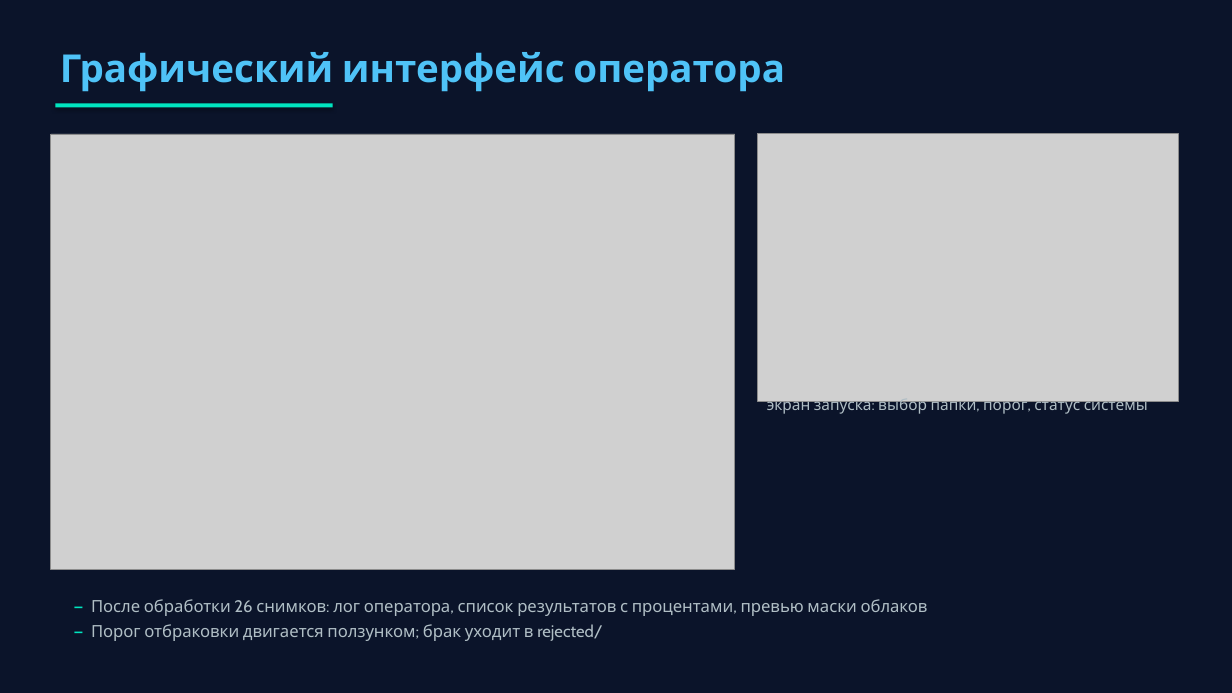
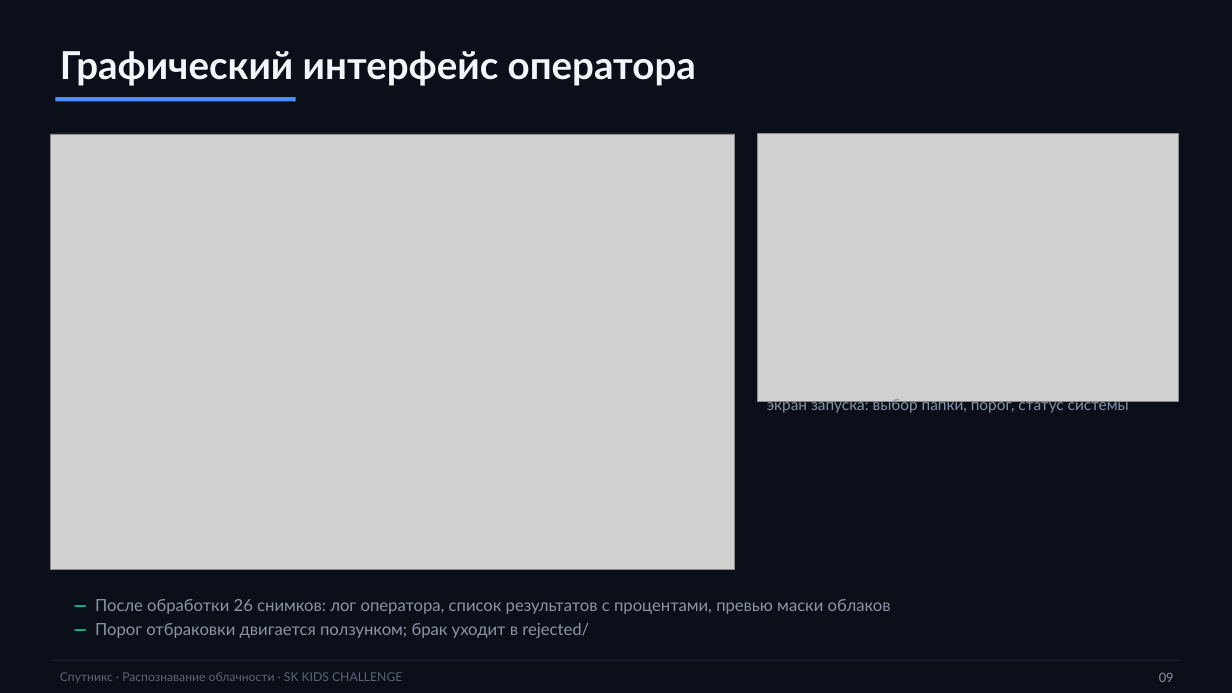
Before and after one commit to Kot3loy/sputnix-cloud-detection, a slide deck: slide 9 of presentation/Sputnix_cloud_detection.pptx. Drawn at 1232x693 pixels with LibreOffice and Linux fonts; fonts in the diff are those of the drawing; grey boxes stand for pictures. Boxes give left, top, right and bottom in pixels: in the first picture for what was removed or moved away, otherwise in the second. Text is boxed around its words. In the diff, an @@ line names an element or a change of style, - is before the commit and + after.

```diff
--- a/presentation/Sputnix_cloud_detection.pptx
+++ b/presentation/Sputnix_cloud_detection.pptx
@@ rectangle at (0,0,1232,693): fill #0B142A to #0B0F1A @@
@@ text "Графический интерфейс оператора" at (60,51,696,86): font Cabin to Lato, text colour #4FC3F7 to #F2F5FA @@
@@ rectangle: place and size @@
-rectangle at (55,104,333,107)
+rectangle at (55,97,296,102)
@@ rectangle at (55,97,296,102): fill #00E5C0 to #4D8DFF; shadow off @@
@@ text "экран запуска: выбор папки, порог, ..." at (767,397,1129,414): font Cabin to Lato, text colour #B0BEC5 to #8A94A6 @@
@@ text "— После обработки 26 снимков: ..." at (95,599,891,638): font Cabin to Lato, text colour #B0BEC5 to #8A94A6; line spacing 1.25 to 1.2 @@
@@ rectangle added at (51,660,1181,661), fill #232C3D @@
@@ text added at (60,672,402,683), 9.5 pt, text #5A6478 @@
+Спутникс · Распознавание облачности · SK KIDS CHALLENGE
@@ text added at (1159,673,1174,682), 10 pt, text #8A94A6 @@
+09
```
Also in this commit, not shown: 10 other slides changed, 1 slide added, 1 slide removed, 7 other files.
